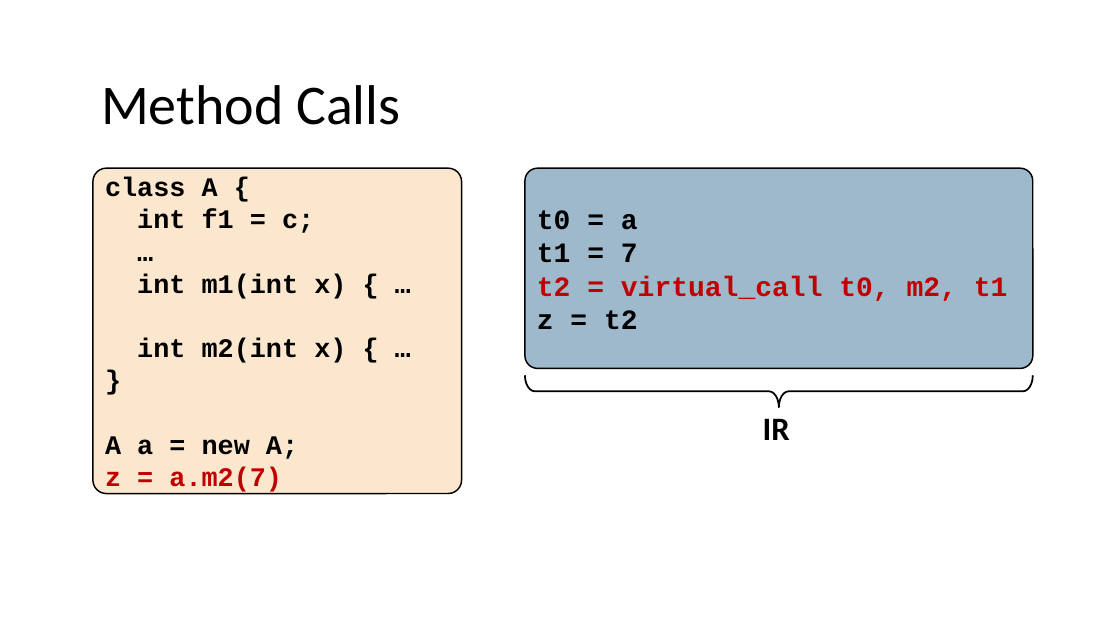
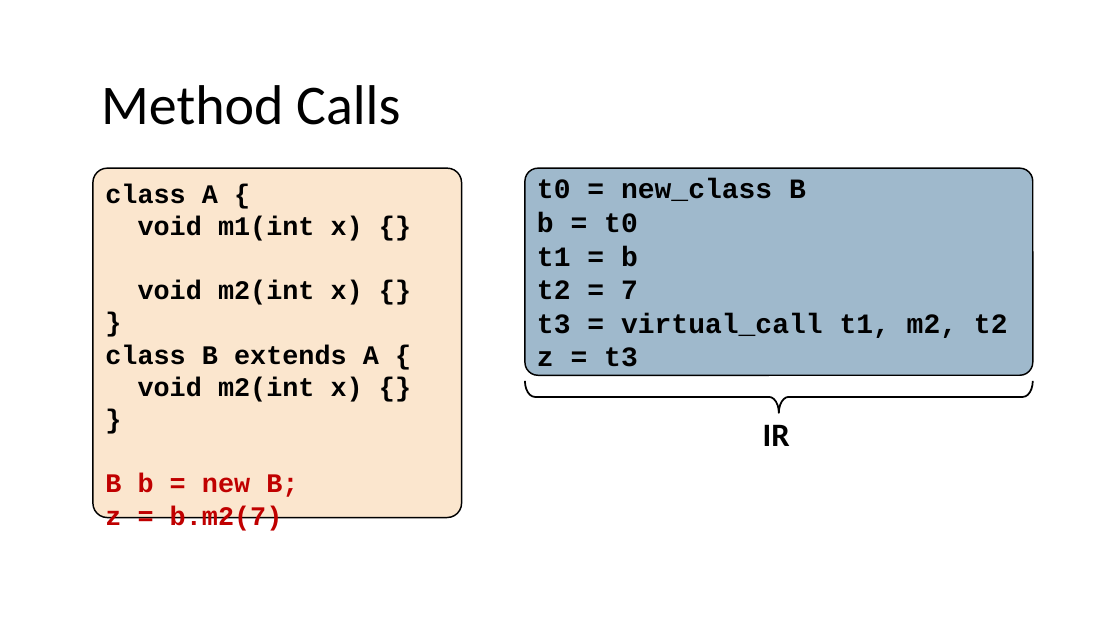
Before and after one commit to nivshani/compilation, a slide deck: slide 100 of slides/codegen.pptx. Drawn at 1120x630 pixels with LibreOffice and Linux fonts; fonts in the diff are those of the drawing. Boxes give left, top, right and bottom in pixels: in the first picture for what was removed or moved away, otherwise in the second. Text is boxed around its words. In the diff, an @@ line names an element or a change of style, - is before the commit and + after.

```diff
--- a/slides/codegen.pptx
+++ b/slides/codegen.pptx
@@ rounded rectangle "class A {": place and size @@
-rounded rectangle "class A {" at bbox=[93, 168, 462, 493]
+rounded rectangle "class A {" at bbox=[93, 168, 462, 518]
@@ rounded rectangle "class A {" at bbox=[93, 168, 462, 518]: vertical alignment middle to top @@
@@ rounded rectangle "t0 = new_class B": place and size @@
-rounded rectangle "t0 = new_class B" at bbox=[525, 168, 1033, 368]
+rounded rectangle "t0 = new_class B" at bbox=[525, 168, 1033, 376]
@@ text in rounded rectangle at bbox=[537, 179, 1008, 375]: text changed; text colour #C00000 to #000000 @@
-t0 = a
-t1 = 7
-t2 = virtual_call t0, m2, t1
-z = t2
+t0 = new_class B
+b = t0
+t1 = b
+t2 = 7
+t3 = virtual_call t1, m2, t2
+z = t3
@@ text in rounded rectangle at bbox=[138, 216, 363, 305]: text changed @@
-int f1 = c;
-…
-int m1(int x) { …
-int m2(int x) { …
+void m1(int x) {}
+void m2(int x) {}
@@ text in rounded rectangle at bbox=[105, 345, 379, 532]: text changed; text colour #C00000 to #000000 @@
-A a = new A;
-z = a.m2(7)
+class B extends A {
+void m2(int x) {}
+}
+B b = new B;
+z = b.m2(7)
@@ left brace: place and size @@
-left brace at bbox=[525, 376, 1033, 408]
+left brace at bbox=[525, 381, 1033, 413]
@@ text "IR": place and size @@
-text "IR" at bbox=[763, 418, 790, 440]
+text "IR" at bbox=[763, 424, 790, 446]
```
Also in this commit, not shown: 8 other slides changed, 6 slides added, 1 other file.
